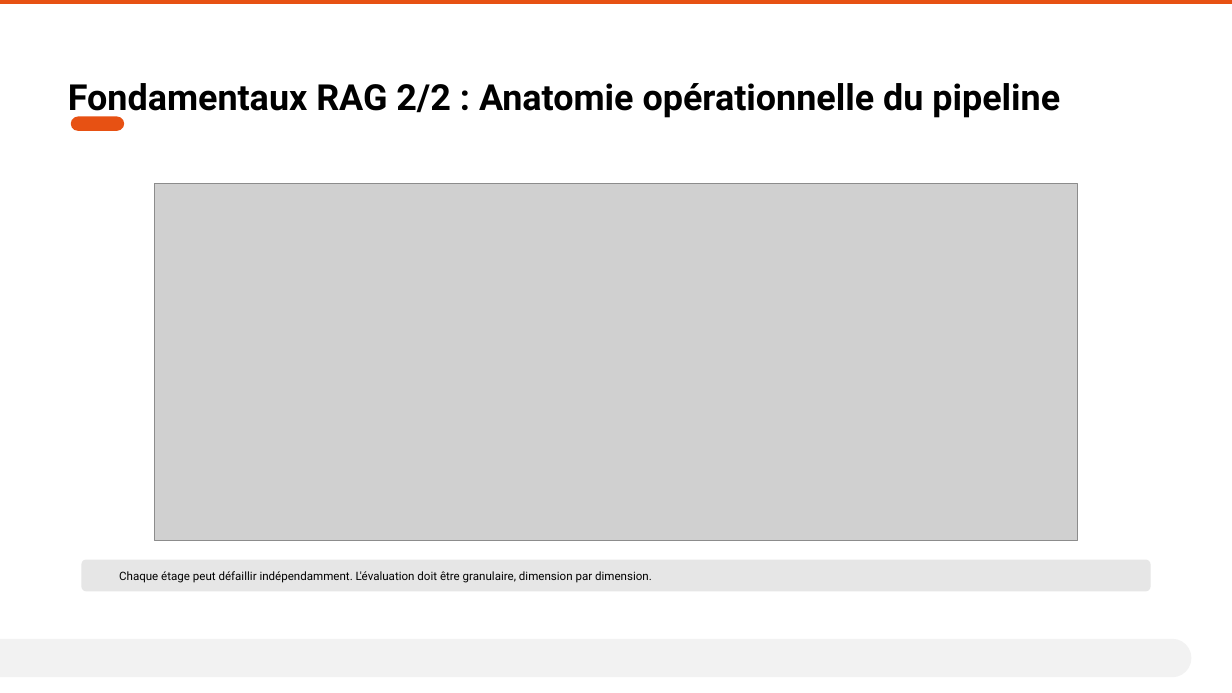
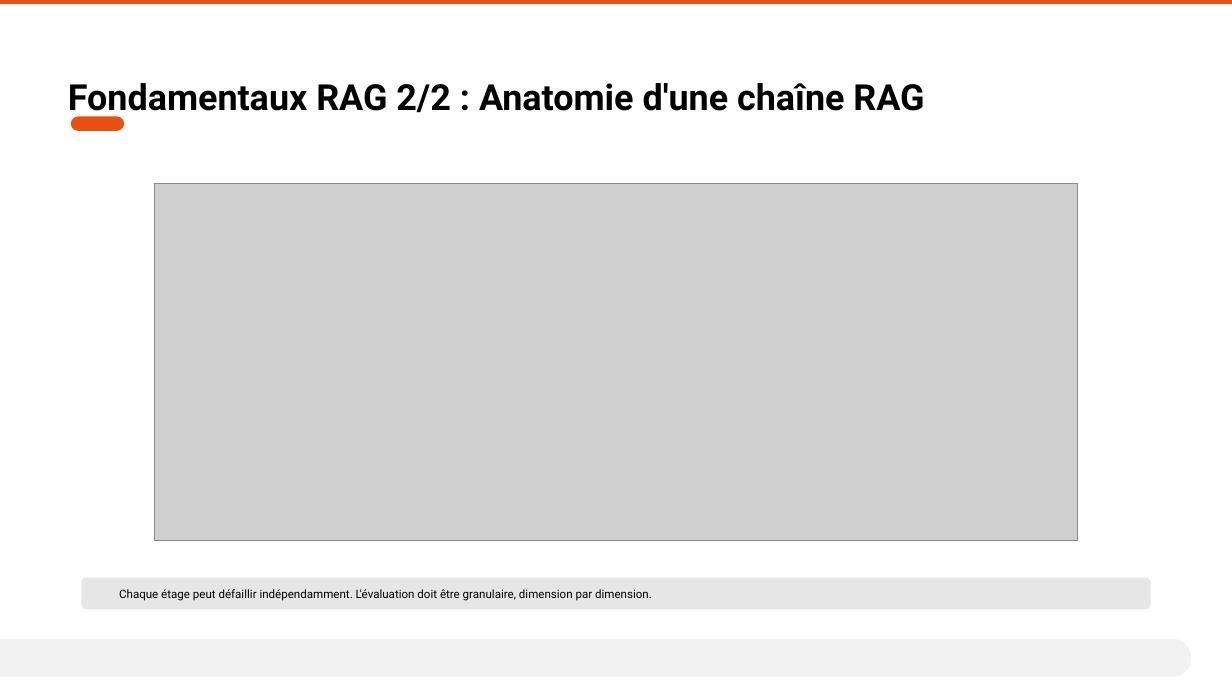
Before and after one commit to AurelienLELEU/memoire, a slide deck: slide 5 of Évaluer la cohérence et la fiabilité d'un système RAG en contexte industriel critique.pptx. Drawn at 1232x693 pixels with LibreOffice and Linux fonts; fonts in the diff are those of the drawing; grey boxes stand for pictures; background and template pictures are left out. Boxes give left, top, right and bottom in pixels: in the first picture for what was removed or moved away, otherwise in the second. Text is boxed around its words. In the diff, an @@ line names an element or a change of style, - is before the commit and + after.

```diff
--- a/Évaluer la cohérence et la fiabilité d'un système RAG en contexte industriel critique.pptx
+++ b/Évaluer la cohérence et la fiabilité d'un système RAG en contexte industriel critique.pptx
@@ text at (68,83,924,119): text changed @@
-Fondamentaux RAG 2/2 : Anatomie opérationnelle du pipeline
+Fondamentaux RAG 2/2 : Anatomie d'une chaîne RAG
@@ rounded rectangle: place and size @@
-rounded rectangle at (81,560,1151,592)
+rounded rectangle at (81,578,1151,610)
@@ text "Chaque étage peut défaillir indépendamment. ...": place and size @@
-text "Chaque étage peut défaillir indépendamment. ..." at (119,571,652,583)
+text "Chaque étage peut défaillir indépendamment. ..." at (119,589,652,601)
```
Also in this commit, not shown: 8 other slides changed.
